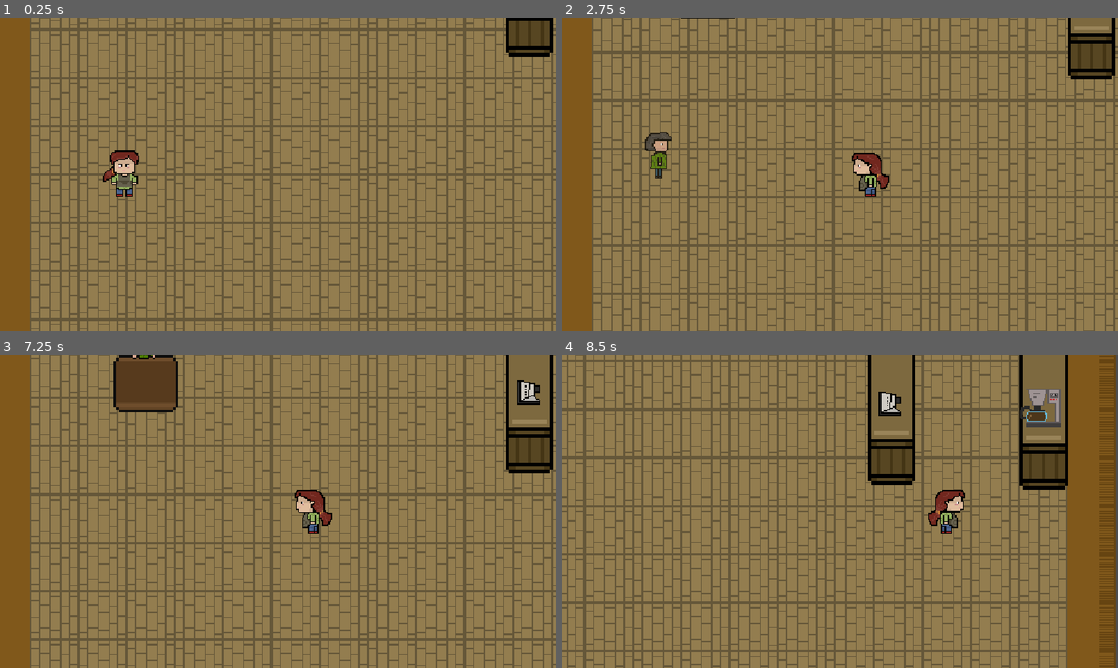
Above: before the commit, frames 1-4 (two rows, left to right).
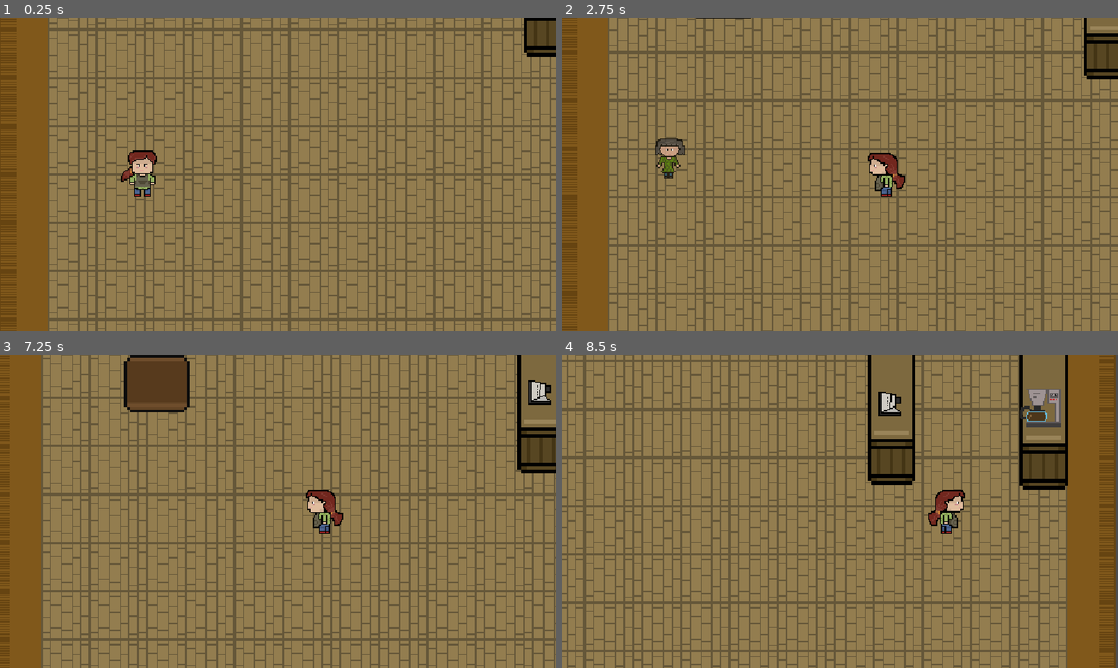
Above: after the commit, the same moments.

Repository: rafaybuildstuff/snowside-cafe
Game: Godot game, scene res://scene/cafe_scene.tscn
Two runs of this game, one before a commit and one after it. Both use one fixed random seed, a clock stepped at 60 frames per second and the inputs below. The project has no main scene, so this scene is started directly.
Inputs (mouse positions are in pixels of both pictures, inside the frame that each line leads up to):
- Up to frame 1 (0.25 s): no input
- Up to frame 2 (2.75 s): tap Enter at 0.5 s; move the mouse to (962, 158) at 0.52 s; hold D (cafe_right) 0.53-2.03 s; tap Q at 0.6, 1.35, 2.3 s; click (962, 158) at 0.67 s; tap Up (jump) at 0.77, 1.52 s; move the mouse to (728, 190) at 1.27 s; move the mouse to (895, 105) at 2.02 s; hold A (cafe_left) from 2.03 s (still down); tap Alt at 2.1 s
- Up to frame 3 (7.25 s): move the mouse to (250, 574) at 2.77 s; release A (cafe_left) at 2.78 s; hold D (cafe_right) 2.78-4.28 s; tap Shift at 2.85 s; click (250, 574) at 2.92 s; tap Up (jump) at 3.02, 3.77, 4.52, 6.02, 6.77 s; tap Q at 3.05, 3.8, 4.55, 5.1, 5.85, 6.8 s; move the mouse to (444, 558) at 3.52 s; tap E at 3.6 s; move the mouse to (111, 464) at 4.27 s; hold A (cafe_left) 4.28-5.03 s; tap F at 4.35 s; move the mouse to (305, 511) at 5.02 s; hold D (cafe_right) 5.03-5.78 s; click (305, 511) at 5.17 s; move the mouse to (194, 433) at 5.77 s; hold A (cafe_left) from 5.78 s (still down); move the mouse to (400, 495) at 6.52 s; tap Alt at 6.6 s
- Up to frame 4 (8.5 s): move the mouse to (728, 527) at 7.27 s; release A (cafe_left) at 7.28 s; hold D (cafe_right) from 7.28 s (still down); tap Shift at 7.35 s; click (728, 527) at 7.42 s; tap Up (jump) at 7.52 s; tap Q at 7.55, 8.3 s; move the mouse to (895, 442) at 8.02 s; tap E at 8.1 s

The runs differ from the first frame. In frame 1, 31% of the frame differs, in the area x 0-100%, y 0-100%; in frame 2, 36%; in frame 3, 31%; in frame 4, nothing differs.

Commit message:
i made a tabel and 2 customers

Diff:
--- a/customer.gd
+++ b/customer.gd
@@ -5,18 +5,17 @@
 @onready var animated_sprite: AnimatedSprite2D = $AnimatedSprite2D
 @onready var prompt_label: Label = $Label
 
-enum CustomerState { WAITING_TO_SPAWN, WALKING_TO_SEAT, SITTING, WAITING_FOR_ORDER, DRINKING, LEAVING }
+enum CustomerState { WAITING_TO_SPAWN, WALKING_PATH, SITTING, WAITING_FOR_ORDER, DRINKING, LEAVING }
 var current_state: CustomerState = CustomerState.WAITING_TO_SPAWN
 
-var target_seat: Area2D = null
+var path_points: Array[Node2D] = []
+var current_point_index: int = 0
+var sit_spot: Node2D = null
 
 func _ready() -> void:
-	# Make customer invisible initially for the fade-in effect
 	modulate.a = 0.0
 	if prompt_label:
 		prompt_label.visible = false
-
-	# Start the spawn sequence
 	spawn_sequence()
 
 func spawn_sequence() -> void:
@@ -30,23 +29,34 @@
 
 	var current_scene = get_tree().current_scene
 	if current_scene:
-		target_seat = current_scene.find_child("Seat1", true, false)
+		var wp1 = current_scene.find_child("Waypoint1", true, false)
+		sit_spot = current_scene.find_child("SitSpot1", true, false)
+		if not sit_spot:
+			sit_spot = current_scene.find_child("Seat1", true, false)
 
-	if target_seat:
-		print("Customer walking towards Seat1...")
-		current_state = CustomerState.WALKING_TO_SEAT
+		path_points.clear()
+		if wp1:
+			path_points.append(wp1)
+		if sit_spot:
+			path_points.append(sit_spot)
+
+	if path_points.size() > 0:
+		current_point_index = 0
+		current_state = CustomerState.WALKING_PATH
 	else:
-		print("WARNING: Seat1 could not be found!")
+		print("WARNING: Seat/Waypoint not found!")
 
 func _physics_process(_delta: float) -> void:
 	match current_state:
-		CustomerState.WALKING_TO_SEAT:
-			if target_seat:
-				# Calculate direction vector towards the seat
-				var direction = global_position.direction_to(target_seat.global_position)
+		CustomerState.WALKING_PATH:
+			if current_point_index < path_points.size():
+				var target_node = path_points[current_point_index]
+				var direction = global_position.direction_to(target_node.global_position)
 				velocity = direction * movement_speed
 
-				# Play walking animation based on direction
+				# Keep scale normal while walking
+				animated_sprite.scale = Vector2(1.0, 1.0)
+
 				if abs(direction.x) > abs(direction.y):
 					if direction.x > 0:
 						animated_sprite.play("walking right")
@@ -58,27 +68,31 @@
 					else:
 						animated_sprite.play("walking backward")
 
-				# Check if customer has reached Seat1
-				if global_position.distance_to(target_seat.global_position) < 12.0:
-					velocity = Vector2.ZERO
-					sit_down()
+				if global_position.distance_to(target_node.global_position) < 6.0:
+					current_point_index += 1
+					if current_point_index >= path_points.size():
+						velocity = Vector2.ZERO
+						global_position = target_node.global_position
+						sit_down()
 			else:
 				velocity = Vector2.ZERO
 
 		CustomerState.SITTING, CustomerState.WAITING_FOR_ORDER, CustomerState.DRINKING:
 			velocity = Vector2.ZERO
 
-	# This is what stops the customer from flying through things!
 	move_and_slide()
 
 func sit_down() -> void:
 	current_state = CustomerState.SITTING
 	velocity = Vector2.ZERO
 
+	# Increase size slightly when sitting so she fits the chair nicely (you can change 1.2 to 1.1 or 1.3 if needed)
+	animated_sprite.scale = Vector2(1.2, 1.2)
+
 	if animated_sprite.sprite_frames.has_animation("sitting"):
 		animated_sprite.play("sitting")
 
-	print("Customer sat down successfully!")
+	animated_sprite.flip_h = false
 
 	await get_tree().create_timer(0.2).timeout
 
@@ -86,9 +100,6 @@
 	if prompt_label:
 		prompt_label.text = "One coffee"
 		prompt_label.visible = true
-
-	if target_seat and target_seat.has_method("customer_seated"):
-		target_seat.customer_seated(self)
 
 func start_coffee_countdown() -> void:
 	current_state = CustomerState.DRINKING
@@ -98,4 +109,3 @@
 			await get_tree().create_timer(1.0).timeout
 
 		prompt_label.visible = false
-	print("Customer finished coffee!")
--- a/scene/cafe_scene.tscn
+++ b/scene/cafe_scene.tscn
@@ -63,7 +63,7 @@
 font_size = 10
 
 [sub_resource type="RectangleShape2D" id="RectangleShape2D_ijeb4"]
-size = Vector2(14.589478, 11.11578)
+size = Vector2(6.2526336, 5.557914)
 
 [node name="cafe scene" type="Node2D" unique_id=861144632]
 
@@ -73,7 +73,7 @@
 [node name="Camera2D" type="Camera2D" parent="playerr" unique_id=606543960]
 position = Vector2(-38, 1)
 zoom = Vector2(2.5, 2.5)
-limit_left = -65
+limit_left = -80
 limit_top = -323
 limit_right = 562
 limit_bottom = 319
@@ -204,7 +204,6 @@
 script = ExtResource("8_ccijo")
 
 [node name="Tabel" parent="." unique_id=806302714 instance=ExtResource("9_ohn2x")]
-z_index = -2
 position = Vector2(58, -175)
 
 [node name="CollisionShape2D2" type="CollisionShape2D" parent="Tabel" unique_id=312507981]
@@ -220,6 +219,10 @@
 offset_bottom = -40.333336
 label_settings = SubResource("LabelSettings_ccijo")
 
+[node name="Customer" parent="." unique_id=1893898631 instance=ExtResource("11_fcdfh")]
+z_index = 1
+position = Vector2(11, -35)
+
 [node name="seatss" type="Node" parent="." unique_id=889826634]
 
 [node name="Seat1" type="Area2D" parent="seatss" unique_id=448857428]
@@ -228,16 +231,17 @@
 scale = Vector2(1.4393939, 1.439394)
 
 [node name="CollisionShape2D" type="CollisionShape2D" parent="seatss/Seat1" unique_id=96645176]
-position = Vector2(-2.4315834, 13.200012)
+position = Vector2(-1.0421066, 15.284241)
 shape = SubResource("RectangleShape2D_ijeb4")
 
 [node name="Sprite2D" type="Sprite2D" parent="seatss/Seat1" unique_id=636783602]
 z_index = -1
-position = Vector2(-2.026558e-06, 5.5579023)
-scale = Vector2(1.0835788, 1.0835788)
+position = Vector2(0.6947344, 7.64212)
+scale = Vector2(0.9030525, 0.97599995)
 texture = ExtResource("10_hekup")
 region_enabled = true
 region_rect = Rect2(88.9042, 51.57639, 25.401352, 32.739513)
 
-[node name="Customer" parent="." unique_id=1893898631 instance=ExtResource("11_fcdfh")]
-position = Vector2(11, -35)
+[node name="Waypoint1" type="Marker2D" parent="." unique_id=529539875]
+position = Vector2(9, -221)
+gizmo_extents = 40.0
--- a/scene/customer.tscn
+++ b/scene/customer.tscn
@@ -81,7 +81,7 @@
 }]
 
 [sub_resource type="RectangleShape2D" id="RectangleShape2D_mel2l"]
-size = Vector2(27, 39)
+size = Vector2(29, 39)
 
 [sub_resource type="LabelSettings" id="LabelSettings_mel2l"]
 font_size = 10
@@ -91,15 +91,14 @@
 
 [node name="AnimatedSprite2D" type="AnimatedSprite2D" parent="." unique_id=947971873]
 sprite_frames = SubResource("SpriteFrames_mel2l")
-animation = &"walking right"
+animation = &"walking backward"
 
 [node name="CollisionShape2D" type="CollisionShape2D" parent="." unique_id=1542544695]
-position = Vector2(3.5, 0.5)
+position = Vector2(2.5, 0.5)
 shape = SubResource("RectangleShape2D_mel2l")
 
 [node name="Label" type="Label" parent="." unique_id=1796509061]
-offset_left = -16.0
-offset_top = -44.0
-offset_right = 24.0
-offset_bottom = -21.0
+offset_left = -18.0
+offset_top = -23.0
+offset_right = 22.0
 label_settings = SubResource("LabelSettings_mel2l")
--- /dev/null
+++ b/scene/customer_1.tscn
@@ -0,0 +1,98 @@
+[gd_scene format=3 uid="uid://cmvxaw6qtljfk"]
+
+[ext_resource type="Texture2D" uid="uid://ciqfcmu8n8fnt" path="res://assets/customer.png" id="1_p7ty1"]
+
+[sub_resource type="AtlasTexture" id="AtlasTexture_pdh8i"]
+atlas = ExtResource("1_p7ty1")
+region = Rect2(40, 120, 40, 40)
+
+[sub_resource type="AtlasTexture" id="AtlasTexture_vjfu7"]
+atlas = ExtResource("1_p7ty1")
+region = Rect2(160, 80, 40, 40)
+
+[sub_resource type="AtlasTexture" id="AtlasTexture_sy5cj"]
+atlas = ExtResource("1_p7ty1")
+region = Rect2(0, 120, 40, 40)
+
+[sub_resource type="AtlasTexture" id="AtlasTexture_vvjdl"]
+atlas = ExtResource("1_p7ty1")
+region = Rect2(160, 120, 40, 40)
+
+[sub_resource type="AtlasTexture" id="AtlasTexture_c8ma5"]
+atlas = ExtResource("1_p7ty1")
+region = Rect2(0, 160, 40, 40)
+
+[sub_resource type="AtlasTexture" id="AtlasTexture_d7hkp"]
+atlas = ExtResource("1_p7ty1")
+region = Rect2(80, 120, 40, 40)
+
+[sub_resource type="AtlasTexture" id="AtlasTexture_l4oh3"]
+atlas = ExtResource("1_p7ty1")
+region = Rect2(120, 120, 40, 40)
+
+[sub_resource type="SpriteFrames" id="SpriteFrames_mel2l"]
+animations = [{
+"frames": [{
+"duration": 1.0,
+"texture": SubResource("AtlasTexture_pdh8i")
+}],
+"loop": 1,
+"name": &"sitting",
+"speed": 5.0
+}, {
+"frames": [{
+"duration": 1.0,
+"texture": SubResource("AtlasTexture_vjfu7")
+}],
+"loop": 1,
+"name": &"walking backward",
+"speed": 5.0
+}, {
+"frames": [{
+"duration": 1.0,
+"texture": SubResource("AtlasTexture_sy5cj")
+}],
+"loop": 1,
+"name": &"walking forward",
+"speed": 5.0
+}, {
+"frames": [{
+"duration": 1.0,
+"texture": SubResource("AtlasTexture_vvjdl")
+}, {
+"duration": 1.0,
+"texture": SubResource("AtlasTexture_c8ma5")
+}],
+"loop": 1,
+"name": &"walking left",
+"speed": 5.0
+}, {
+"frames": [{
+"duration": 1.0,
+"texture": SubResource("AtlasTexture_d7hkp")
+}, {
+"duration": 1.0,
+"texture": SubResource("AtlasTexture_l4oh3")
+}],
+"loop": 1,
+"name": &"walking right",
+"speed": 5.0
+}]
+
+[sub_resource type="LabelSettings" id="LabelSettings_mel2l"]
+
+[node name="Customer1" type="CharacterBody2D" unique_id=821156017]
+
+[node name="AnimatedSprite2D" type="AnimatedSprite2D" parent="." unique_id=1916920335]
+sprite_frames = SubResource("SpriteFrames_mel2l")
+animation = &"walking right"
+
+[node name="CollisionShape2D" type="CollisionShape2D" parent="." unique_id=1421493668]
+
+[node name="Label" type="Label" parent="." unique_id=947802247]
+texture_filter = 1
+offset_left = -16.0
+offset_top = -24.0
+offset_right = 24.0
+offset_bottom = -1.0
+label_settings = SubResource("LabelSettings_mel2l")
--- a/scene/tabel.tscn
+++ b/scene/tabel.tscn
@@ -72,7 +72,10 @@
 [sub_resource type="LabelSettings" id="LabelSettings_3cfvr"]
 font_size = 10
 
-[node name="Tabel" type="Area2D" unique_id=806302714]
+[sub_resource type="RectangleShape2D" id="RectangleShape2D_mel2l"]
+size = Vector2(36.333336, 32)
+
+[node name="Tabel" type="Area2D" unique_id=714907687]
 scale = Vector2(1.5, 1.5)
 script = ExtResource("1_nt4qe")
 
@@ -92,3 +95,9 @@
 offset_right = 14.333336
 offset_bottom = 13.0
 label_settings = SubResource("LabelSettings_3cfvr")
+
+[node name="StaticBody2D" type="StaticBody2D" parent="." unique_id=1664697590]
+
+[node name="CollisionShape2D" type="CollisionShape2D" parent="StaticBody2D" unique_id=533058741]
+position = Vector2(-1.5, 2)
+shape = SubResource("RectangleShape2D_mel2l")
